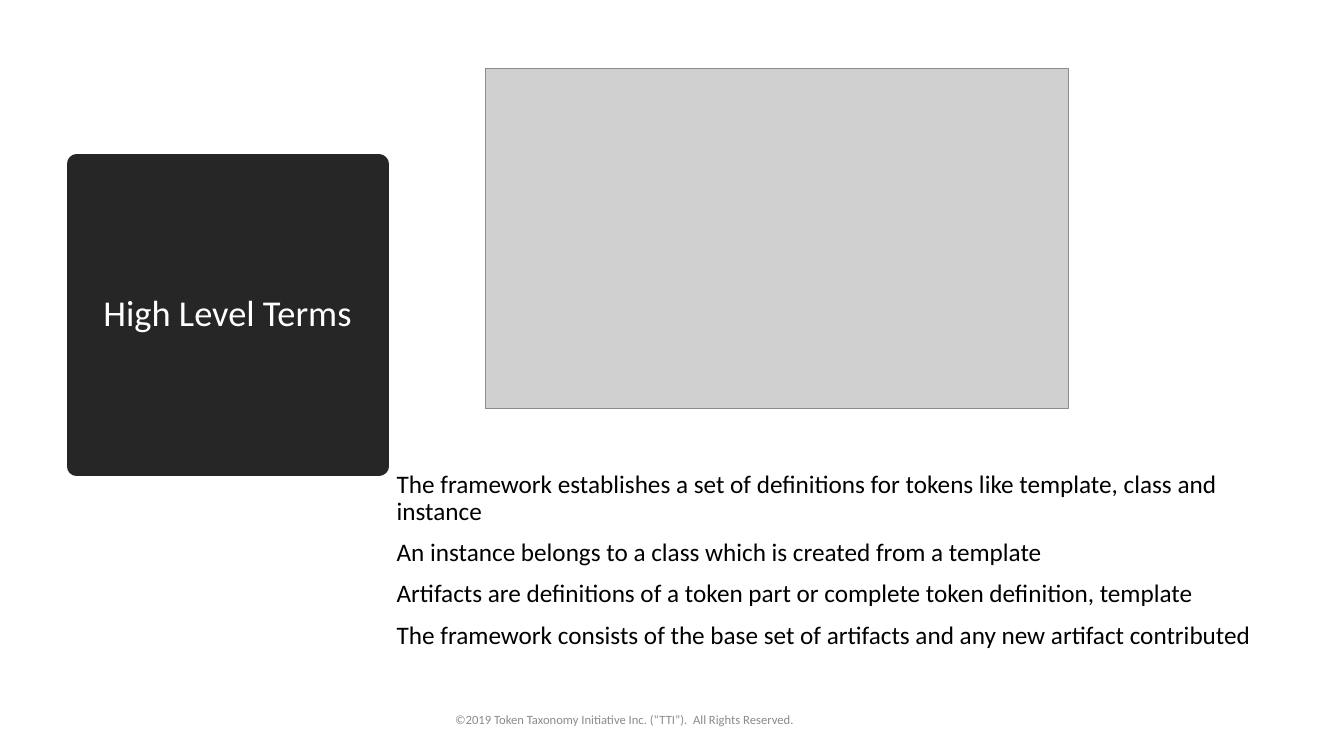
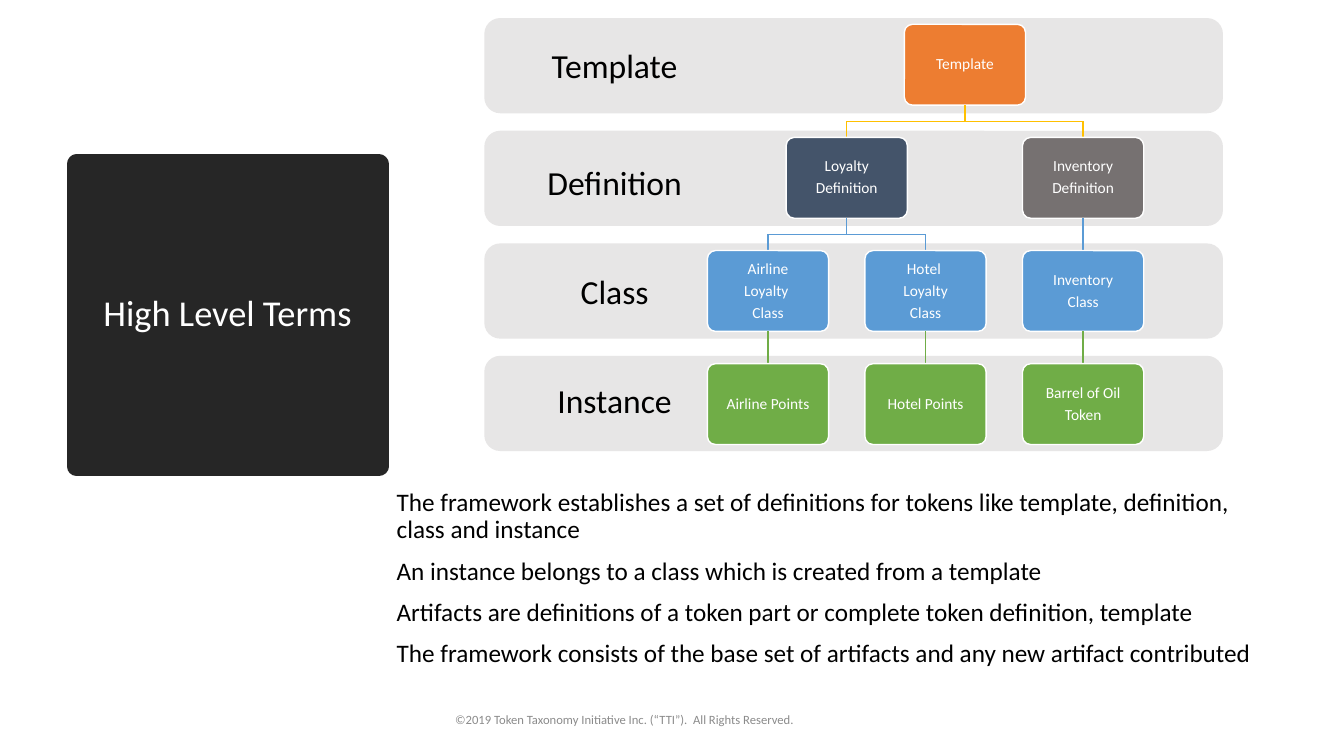
Before and after one commit to vipinsun/TokenTaxonomyFramework-pub, a slide deck: slide 3 of presentations/TTF-Presentation.pptx. Drawn at 1344x756 pixels with LibreOffice and Linux fonts; fonts in the diff are those of the drawing; grey boxes stand for pictures. Boxes give left, top, right and bottom in pixels: in the first picture for what was removed or moved away, otherwise in the second. Text is boxed around its words. In the diff, an @@ line names an element or a change of style, - is before the commit and + after.

```diff
--- a/presentations/TTF-Presentation.pptx
+++ b/presentations/TTF-Presentation.pptx
@@ rounded rectangle added at (484,18,1223,113), fill #E7E6E6 @@
@@ text added at (552,54,678,84), 24 pt, text #000000 @@
+Template
@@ picture removed at (486,69,1069,409) @@
@@ rounded rectangle added at (484,131,1223,226), fill #E7E6E6 @@
@@ text added at (547,171,681,196), 24 pt, text #000000 @@
+Definition
@@ rounded rectangle added at (484,244,1223,339), fill #E7E6E6 @@
@@ text added at (581,280,649,305), 24 pt, text #000000 @@
+Class
@@ rounded rectangle added at (484,356,1223,451), fill #E7E6E6 @@
@@ group added at (708,24,1143,445): 9 rounded rectangles, 9 texts, 8 freeform shapes @@
+Template
+Loyalty
+Definition
+Airline
+Loyalty
+Class
+Airline Points
+Hotel
+Loyalty
+Class
+Hotel Points
+Inventory
+Definition
+Inventory
+Class
+Barrel of Oil
+Token
@@ text added at (557,391,671,414), 24 pt, text #000000 @@
+Instance
@@ text "The framework establishes a set ...": place and size @@
-text "The framework establishes a set ..." at (397,475,1250,648)
+text "The framework establishes a set ..." at (397,493,1250,666)
@@ text at (397,493,1229,539): text changed @@
-The framework establishes a set of definitions for tokens like template, class and instance
+The framework establishes a set of definitions for tokens like template, definition, class and instance
```
Also in this commit, not shown: 15 other slides changed, 5 slides added, 20 other files.
